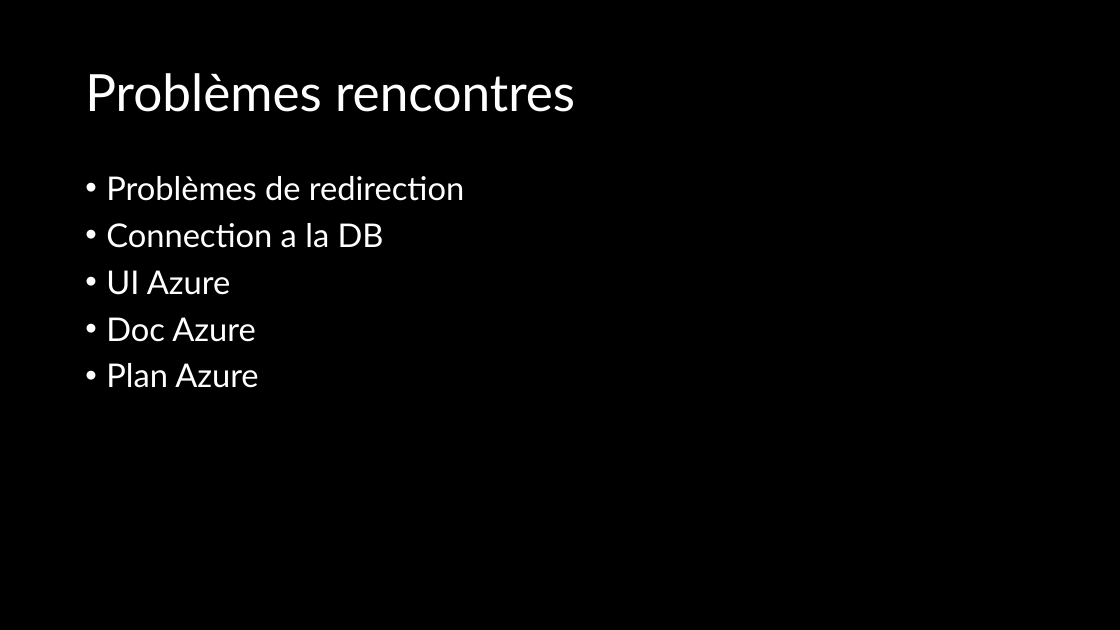
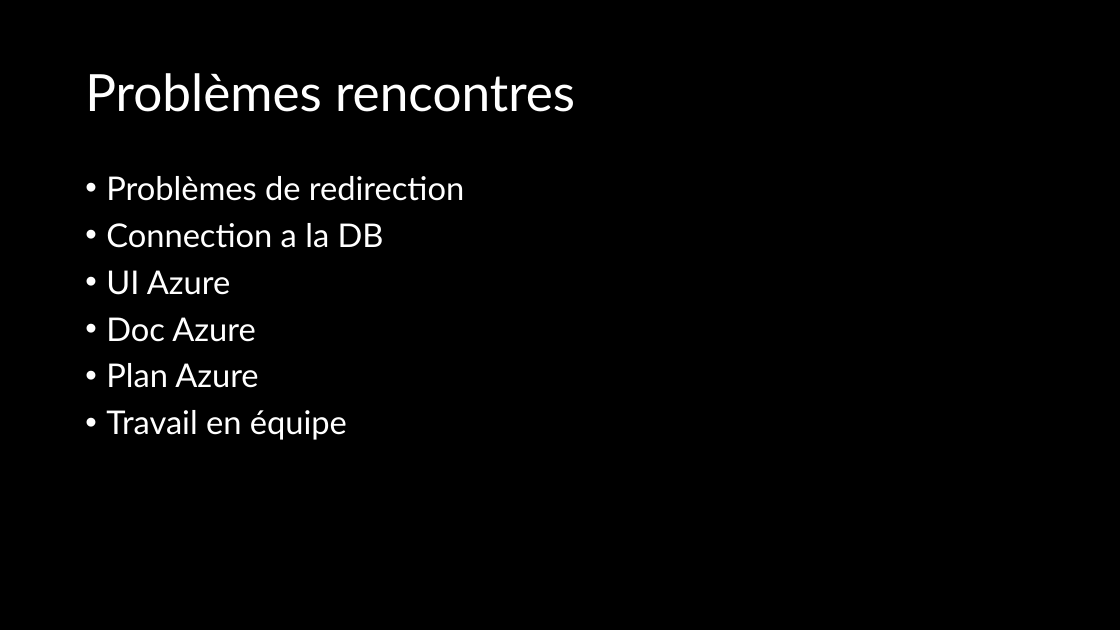
Before and after one commit to romaindenis1/P_Cloud, a slide deck: slide 2 of doc/P_CLOUD 246.pptx. Drawn at 1120x630 pixels with LibreOffice and Linux fonts; fonts in the diff are those of the drawing. Boxes give left, top, right and bottom in pixels: in the first picture for what was removed or moved away, otherwise in the second. Text is boxed around its words. In the diff, an @@ line names an element or a change of style, - is before the commit and + after.

```diff
--- a/doc/P_CLOUD 246.pptx
+++ b/doc/P_CLOUD 246.pptx
@@ text at (106,410,347,440): paragraph added @@
+• Travail en équipe
```
Also in this commit, not shown: 5 other slides changed, 2 other files.
